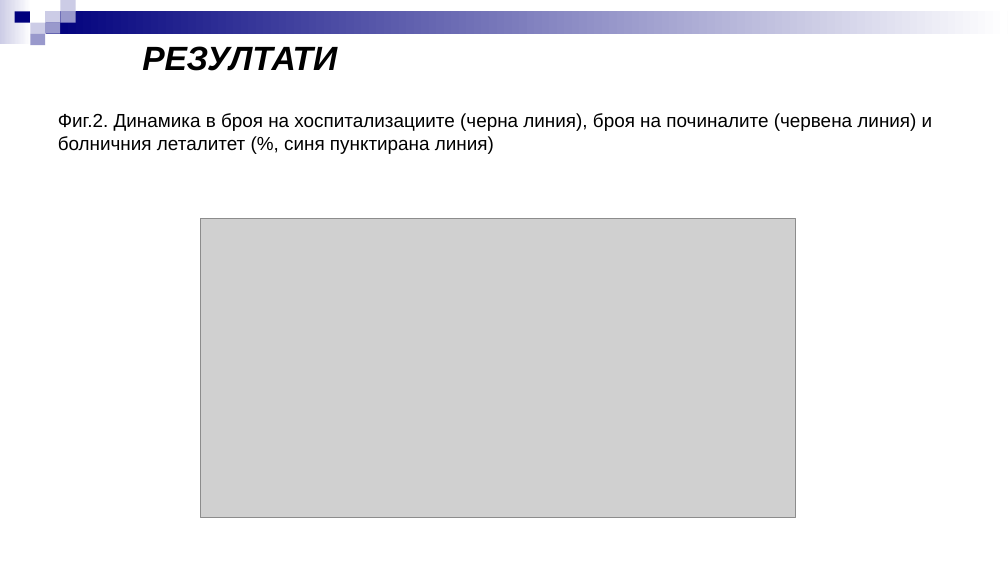
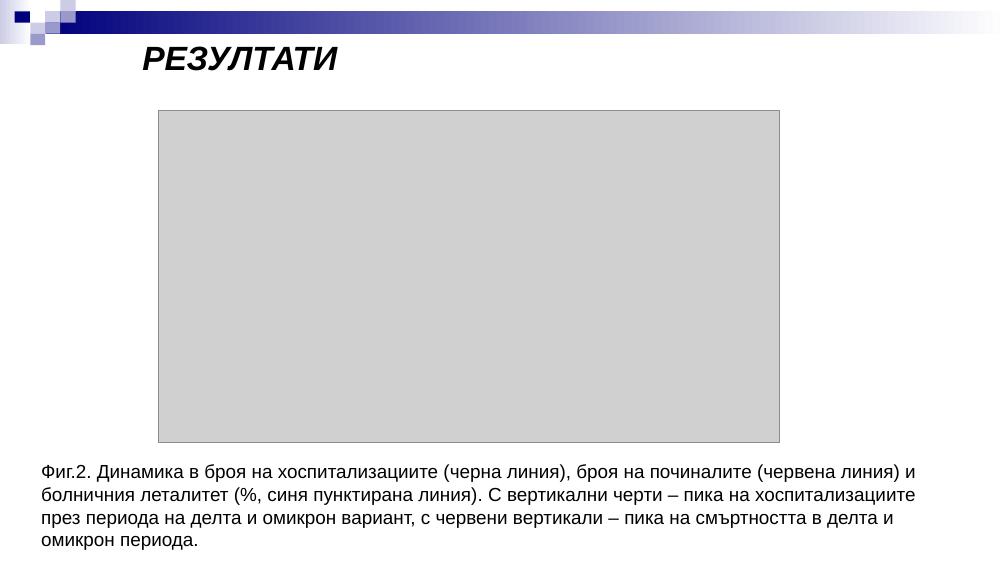
Before and after one commit to kostadinoff/2022-09-15_atanasova_bam, a slide deck: slide 12 of docs/ОМИКРОН-успокоение или предизвикателство-БАМ 2022.ppt. Drawn at 1008x567 pixels with LibreOffice and Linux fonts; fonts in the diff are those of the drawing; grey boxes stand for pictures. Boxes give left, top, right and bottom in pixels: in the first picture for what was removed or moved away, otherwise in the second. Text is boxed around its words. In the diff, an @@ line names an element or a change of style, - is before the commit and + after.

```diff
--- a/docs/ОМИКРОН-успокоение или предизвикателство-БАМ 2022.ppt
+++ b/docs/ОМИКРОН-успокоение или предизвикателство-БАМ 2022.ppt
@@ picture: place and size @@
-picture at (200, 218, 795, 517)
+picture at (159, 111, 779, 443)
@@ text at (41, 464, 916, 550): text changed @@
-Фиг.2. Динамика в броя на хоспитализациите (черна линия), броя на починалите (червена линия) и болничния леталитет (%, синя пунктирана линия)
+Фиг.2. Динамика в броя на хоспитализациите (черна линия), броя на починалите (червена линия) и болничния леталитет (%, синя пунктирана линия). С вертикални черти – пика на хоспитализациите през периода на делта и омикрон вариант, с червени вертикали – пика на смъртността в делта и омикрон периода.
```
Also in this commit, not shown: 18 other slides changed, 3 slides added, 2 slides removed, 5 other files.
